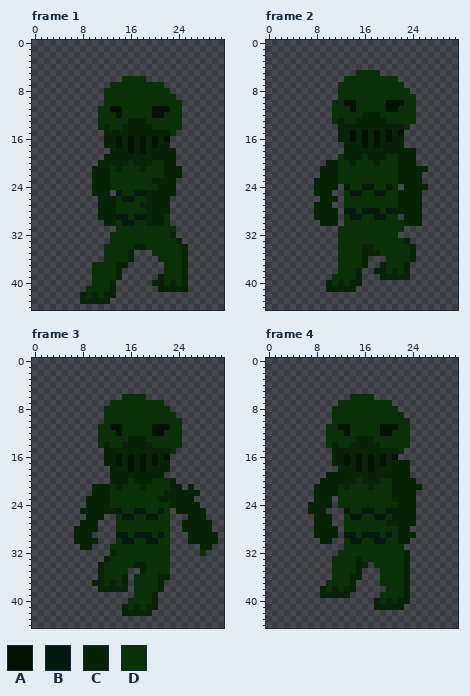
Pixel-art file -- Assets/Slugrin.aseprite. This is how it looked before the edit.
32x45 pixels, 4 frames. Colours within 5 levels of each other are drawn and written as one. Shown: frame 1, frame 2, frame 3, frame 4. The old version is drawn lined up with the new one.
Visible layers, top first: "Layer 3", "Layer 4", "Layer 1", "Layer 5".
Palette (. is transparent): A #031103  B #04190d  C #072206  D #0a3008
Pixels before, frame 1, first column x 8:
 6 .......DDDD.......
 7 .....DDDDDDDDD....
 8 ....DDDDDDDDDDD...
 9 ....DDDDDDDDDDDD..
10 ....DDDDDDDDDDDDD.
11 ...DDAADDDDDAAADD.
12 ...DDDADDDDDAADDD.
13 ...DDDDDCCCDDDDDD.
14 ...DCDDCCCCCDDDDD.
15 ....CCCCCCCCCCCD..
16 ....CCACACACACA...
17 ....CCACACACACC...
18 .....CCCACACCCCC..
19 ....CCCCCCCCCCCC..
20 ...CCCCCDCCCDDCC..
21 ..CCCDCDDDCDDDCCC.
22 ..CCCDDDDDDDDDCCC.
23 ..CCCDDDDDDDCCCC..
24 ..CCCDDDDDDDDCCC..
25 ..CCC.BDDBBCCCCC..
26 ...CCCDBBDDCCCC...
27 ...CCCDDDDCCCCC...
28 ...CCCDDDDDCCCC...
29 ...CCCBBDBBCCCD...
30 ....CCDBBDDCCCD...
31 ......DDDDDDDDDD..
32 .....DDDDDDDDDDC..
33 .....DDDDDDDDDDDC.
34 ....DDDDDCCDDDDDDC
35 ....DDDDC...DDDDDC
36 ....DDDDC....DDDDC
37 ..DDDDCC......DDDC
38 ..DDDDC.......DDDC
39 ..DDDDC......CDDDC
40 ..DDDC......CCDCDC
41 .DDDDC.......CCCCC
42 CDCDCC............
43 CCCCC.............
Pixels before, frame 2, first column x 8:
 5 .......DDDD........
 6 .....DDDDDDDDD.....
 7 ....DDDDDDDDDDD....
 8 ....DDDDDDDDDDDD...
 9 ....DDDDDDDDDDDDD..
10 ...DDAADDDDDAAADD..
11 ...DDDADDDDDAADDD..
12 ...DDDDDCCCDDDDDD..
13 ...DCDDCCCCCDDDDD..
14 ....CCCCCCCCCCCD...
15 ....CCACACACACA....
16 ....CCACACACACC....
17 .....CCCACACCCC....
18 .....CCCCCCCCCCCC..
19 ....DCCCDCCCDDCCC..
20 ..CCDDCDDDCDDDCCC..
21 .CCCDDDDDDDDDDCCCCC
22 .CCCDDDDDDDDDDCCCC.
23 CCCCDDDDDDDDDDCCCC.
24 CCCC.BDDBBDDBD.CCCC
25 CCC..DBBDDBBDDCCCC.
26 .CCC.DDDDDDDDDCCCC.
27 CCC..DDDDDDDDDCCCC.
28 CCCC.BBDBBBDBCCCCC.
29 CCCC.DBBDDBBDD.CCC.
30 .CCC.DDDDDDDDDDCCC.
31 ....DDDDDDDDDDD....
32 ....DDDDDDDDDD.....
33 ....DDDDDDDDDDDC...
34 ....DDDDCCDDDDDDC..
35 ....DDDDCCCDDDDDC..
36 ....DDDDC...DDDDC..
37 ....DDDDC..CDDDC...
38 ....DDDC..CCDCDC...
39 ...DDDDC...CCCCC...
40 ..CDCDCC...........
41 ..CCCCC............
Pixels before, frame 3, first column x 7:
 6 ........DDDD............
 7 ......DDDDDDDDD.........
 8 .....DDDDDDDDDDD........
 9 .....DDDDDDDDDDDD.......
10 .....DDDDDDDDDDDDD......
11 ....DDAADDDDDAAADD......
12 ....DDDADDDDDAADDD......
13 ....DDDDDCCCDDDDDD......
14 ....DCDDCCCCCDDDDD......
15 .....CCCCCCCCCCCD.......
16 .....CCACACACACA........
17 .....CCACACACACC........
18 ......CCCACACCCC........
19 ......CCCCCCCCC.........
20 ......CCCDCCCDDDC.......
21 ...CCCDCDDDCDDDDCC.C....
22 ...CCCDDDDDDDDDCCCCCC...
23 ..CCCCDDDDDDDDCCCCCC....
24 ..CCCCDDDDDDDDDDCCCCC...
25 .CCCCCCBDDBBDDBD.CCCCC..
26 ..CCC..DBBDDBBDD...CCC..
27 .CCC...DDDDDDDDD..CCCCC.
28 CCCC...DDDDDDDDD..CCCCC.
29 CCC....BBDBBBDBD...CCCCC
30 CCCC...DBBDDBBDD...CCCCC
31 .CC...DDDDDDDDDD.....CC.
32 ......CDDDDDDDDD.....D..
33 .....CDDDDDDDDDD........
34 ....CDDDDDCCDDDD........
35 ....CDDDD..CDDDD........
36 ....CDDDC.DDDDCC........
37 ...CCDCDC.DDDDC.........
38 ....CCCCC.DDDDC.........
39 ..........DDDC..........
40 .........DDDDC..........
41 ........CDCDCC..........
42 ........CCCCC...........
Pixels before, frame 4, first column x 7:
 6 .......DDDD........
 7 .....DDDDDDDDD.....
 8 ....DDDDDDDDDDD....
 9 ....DDDDDDDDDDDD...
10 ....DDDDDDDDDDDDD..
11 ...DDAADDDDDAAADD..
12 ...DDDADDDDDAADDD..
13 ...DDDDDCCCDDDDDD..
14 ...DCDDCCCCCDDDDD..
15 ....CCCCCCCCCCCD...
16 ....CCACACACACA....
17 ....CCACACACACCCC..
18 .....CCCACACCCCCC..
19 ...CCCCCCCCCCCCCC..
20 ..CCCCCCDCCCDDCCCC.
21 .CCCCDCDDDCDDDCCCCC
22 .CCCCDDDDDDDDDCCCC.
23 .CCC.DDDDDDDDDCCCC.
24 CCCC.DDDDDDDDDDCCC.
25 CCC...BDDBBDDBCCCC.
26 .CCC..DBBDDBBDCCCC.
27 .CCC..DDDDDDDCCCCC.
28 .CCCC.DDDDDDDDDCC..
29 .CCCC.BBDBBBDBDCCC.
30 ..CC..DBBDDBBDDCC..
31 ......DDDDDDDDDD...
32 .....DDDDDDDDDDDC..
33 ....DDDDCDDDDDDDC..
34 ....DDDDCC.DDDDDC..
35 ....DDDDC...DDDDC..
36 ....DDDCC...DDDDC..
37 ...DDDDC....DDDDC..
38 ..CDCDCC.....DDDC..
39 ..CCCCC.....DDDDC..
40 ...........CDCDCC..
41 ...........CCCCC...
After:
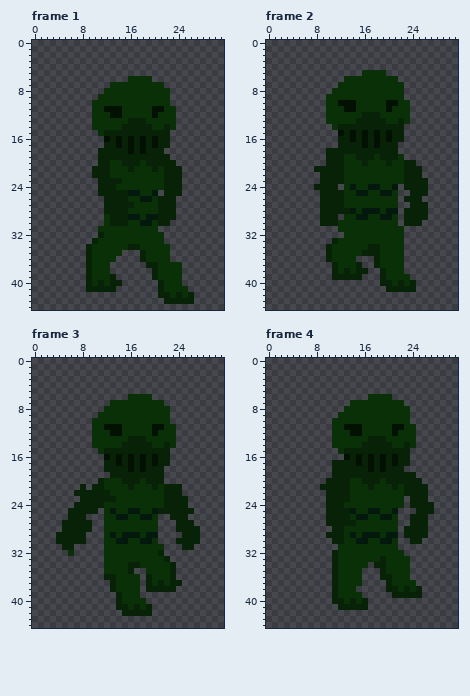
The commit says: Score adjusted, slugrin sprite corrected
The edit:
whole drawing moved by +3,+0 (the old picture is shown already moved)
Changed rows in their new state; - is an unchanged pixel.
Frame 1:
first column x 8:
 6 -------.---D-------
 9 ---D-----------.---
10 --DD-----------..--
11 --D-A---------D-.--
12 --D--A-------D--.--
13 --D-------------.--
14 --D-D---------C-.--
15 ---D-----------.---
16 ----A---------C----
18 ---CC---------..---
19 ---C-----------.---
20 -----DD-C-D-CC-----
21 ------D-C-D-C------
23 --.--CC-----DD--C--
24 --.--C-------D--C--
25 --.--CCCB-DDB.--C--
26 ---.--CCD-BBD--C---
27 ---.--CCC-DDD--C---
28 ---.--CC---DD--C---
29 ---.D-CCB-DBB-CC---
30 ----D-CCD-BBD-C----
31 ---DDD-------...---
32 ---CD---------..---
33 --CDD---------...--
34 -CDD----C-D----...-
35 -CDD---..-CD---...-
36 -CDD--...-CDD--...-
37 -C---...---CCD---.-
38 -C---..-----CD---.-
39 -C---C.-----CD---.-
40 -C-C--C-----.--D-.-
41 -CCCC---------DDDD-
42 ......-------CCDCDC
43 .....---------CCCCC
Frame 2:
first column x 8:
 5 -------.---D-------
 8 ---D-----------.---
 9 --DD-----------..--
10 --D-A---------D-.--
11 --D--A-------D--.--
12 --D-------------.--
13 --D-D---------C-.--
14 ---D-----------.---
15 ----A---------C----
17 ----C---------.----
18 --CCC---------...--
19 --CCCDD-C-D-CCD..--
20 ----C-D-C-D-C-D----
21 C---C---------D---.
22 ----C---------D----
23 .---C---------D---C
24 -----DB-D-B-DB-----
25 .--CC-D-B-D-B-..--C
26 ----C---------.----
27 .--CC---------..--C
28 .---CC-------B.---C
29 .-----D-B-D-B-----C
30 ----D---------.----
32 ----.---------D----
33 ---C-----------.---
34 --CD----D-C----..--
35 --CD-----------..--
36 --CD---..-CD---..--
37 ---C---C.-CD---.---
38 ---C-C--C-.--D-.---
39 ---CCCC-----DDDD---
40 --......---CCDCDC--
41 --.....-----CCCCC--
Frame 3:
first column x 4:
 6 -----------.---D-----------
 9 -------D-----------.-------
10 ------DD-----------..------
11 ------D-A---------D-.------
12 ------D--A-------D--.------
13 ------D-------------.------
14 ------D-D---------C-.------
15 -------D-----------.-------
16 --------A---------C--------
18 --------C---------.--------
20 -------CDDD-C-D-CC..-------
21 ----C---D-D-C-D-C-C---.----
22 ---CCC---------------...---
23 ----C----C-------D----.----
24 ---CC---D---------C---..---
25 --CC---.DBD-B-D-BCCC---..--
26 --CCC...DDB-D-B-D..CCC...--
27 -CCC--.-DD-------..-C--...-
28 -CC---.-DD-------..-C---..-
29 CCC--.--DBD-B-D-B..--C--...
30 CCC--..-DDB-D-B-D..-CC--...
31 -CC-..--D---------.--CC-..-
32 --D-----DD-------C.-----.--
33 --------D---------C--------
34 -------.----C-D----C-------
35 -------.----C-.----C-------
36 -------.CC-DD-.C-DDC-------
37 ------...--DD-.C--DCC------
38 -------..-DDD-.CC-CC-------
39 ----------CDD-...----------
40 ----------CD---..----------
41 ----------C-----.----------
Frame 4:
first column x 7:
 6 -------...-DDD-------
 7 -----..-------DD-----
 8 ----..---------DD----
 9 ----.-----------D----
11 ---.-D-AA---DD-A-D---
12 ---.--DAA---DDA--D---
13 ---.----DD-CC----D---
14 ---.D--DD---CC--CD---
15 ----.D---------CC----
16 ----..---------CC----
17 ------C-------A------
18 ----C---C---A---.----
19 ---.-------------C---
20 --.----D-----C----C--
21 -.---C---------D---C-
22 -..--CC-------DD--CC-
23 -..-CCC-------DD.-CC-
24 ...-CC---------D.-CCC
25 ...CCCCB-D-B-DB...CCC
26 -..-CCCD-B-D-BD..-CC-
27 -..-CCCC-----DD..-CC-
28 -...-C---------.-CCC-
29 -..--CD-------B.--CC-
30 --..CC-D-B-D-B-..CC--
31 -----D---------.-----
32 ----C-----------.----
33 ----C---D---C---D----
34 ----C---DD-CC---D----
35 ----C---D---C---D----
36 ----C--DD---CC--D----
37 ---.C--DD---.C--DD---
38 --..--DD-----CC--DC--
39 --..-DDDD---..CC-CC--
40 ----CCDCDC-......----
41 -----CCCCC-.....-----
Changed places in both pictures, as pixel boxes (x1, y1, x2, y2):
changed: (80, 76, 194, 304)
changed: (314, 70, 428, 292)
changed: (56, 394, 218, 610)
changed: (308, 394, 434, 610)
